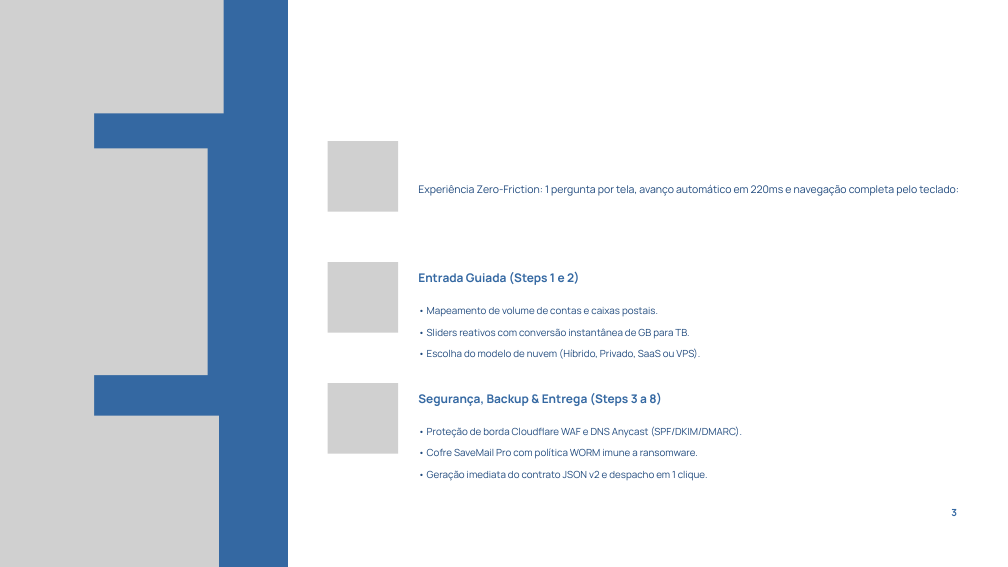
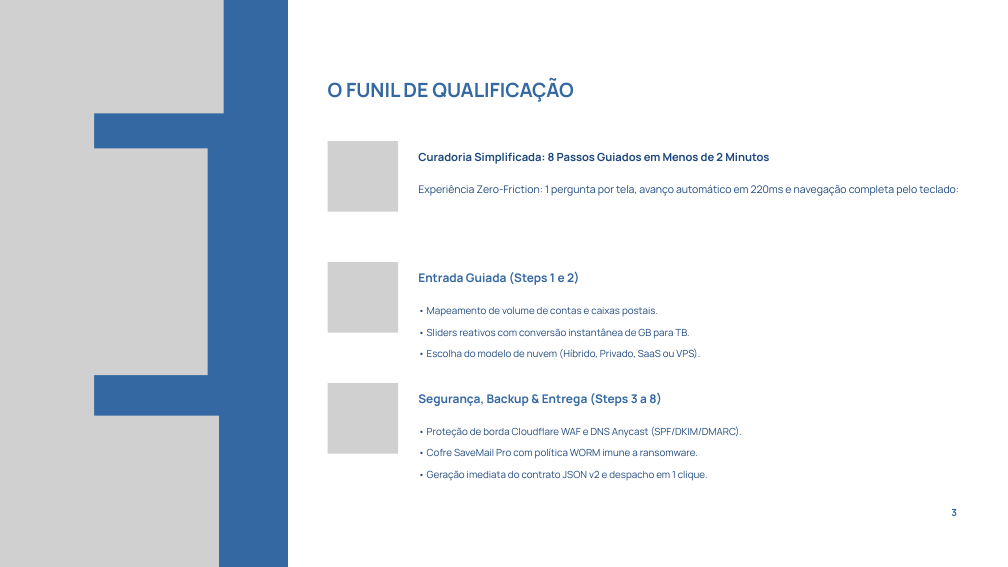
Before and after one commit to Viniciusulpicio/wizard-pattern, a slide deck: slide 3 of PADRAO.pptx. Drawn at 1008x567 pixels with LibreOffice and Linux fonts; fonts in the diff are those of the drawing; grey boxes stand for pictures. Boxes give left, top, right and bottom in pixels: in the first picture for what was removed or moved away, otherwise in the second. Text is boxed around its words. In the diff, an @@ line names an element or a change of style, - is before the commit and + after.

```diff
--- a/PADRAO.pptx
+++ b/PADRAO.pptx
@@ text added at (328, 79, 573, 102), 28 pt, text #3468A2, bold @@
+O FUNIL DE QUALIFICAÇÃO
@@ text added at (418, 152, 769, 164), 16 pt, text #1F497D, bold @@
+Curadoria Simplificada: 8 Passos Guiados em Menos de 2 Minutos
```
Also in this commit, not shown: 2 other slides changed, 5 other files.
